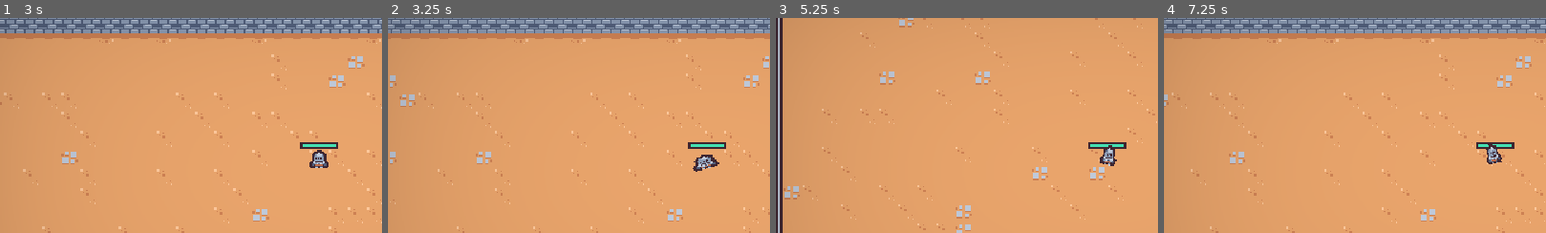
Above: before the commit, frames 1-4 (left to right).
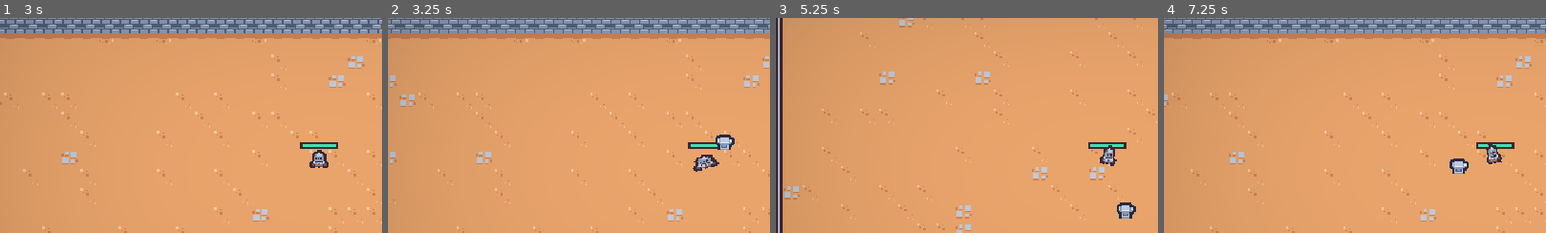
Above: after the commit, the same moments.

Repository: Ian-Ion/2d-survivors-course
Game: Godot game, scene res://scenes/ui/main_menu.tscn
The game is run twice, just before and just after one commit, with the same random seed, the same clock (stepped at 60 frames per second) and the same inputs.
Inputs (mouse positions are % of the whole screen's width and height, from its top left):
- Up to frame 1 (3 s): click "Play" at 0.5 s; move the mouse to (45, 70) at 1.27 s; press the mouse at (45, 70) at 1.28 s; hold W (move_up) 1.28-2.78 s; move the mouse to (80, 65) at 2.02 s; release the mouse at (80, 65) at 2.03 s; click (80, 65) at 2.1 s; move the mouse to (20, 35) at 2.77 s; press the mouse at (20, 35) at 2.78 s; hold A (move_left) from 2.78 s (still down)
- Up to frame 2 (3.25 s): keep holding A (move_left)
- Up to frame 3 (5.25 s): move the mouse to (55, 50) at 3.52 s; release the mouse at (55, 50) at 3.53 s; click (55, 50) at 3.6 s; move the mouse to (35, 25) at 4.27 s; release A (move_left) at 4.28 s; press the mouse at (35, 25) at 4.28 s; hold S (move_down) 4.28-5.03 s; move the mouse to (72, 45) at 5.02 s; release the mouse at (72, 45) at 5.03 s; hold D (move_right) from 5.03 s (still down); click (72, 45) at 5.1 s
- Up to frame 4 (7.25 s): move the mouse to (30, 55) at 5.77 s; release D (move_right) at 5.78 s; press the mouse at (30, 55) at 5.78 s; hold W (move_up) 5.78-6.53 s; move the mouse to (60, 28) at 6.52 s; release the mouse at (60, 28) at 6.53 s; hold D (move_right) from 6.53 s (still down); click (60, 28) at 6.6 s
The pictures show only the part of the screen within x 8-58%, y 15-65%; the shares and areas given below are measured in that part.

Frame 1 is identical in both runs. In frame 2, 0.3% of the frame differs, in the area x 85-91%, y 54-62%; in frame 3, 0.3%, in the area x 89-95%, y 85-94%; in frame 4, 0.3%.

Commit message:
Add an anvil dropping ability

Diff:
--- /dev/null
+++ b/resources/upgrades/anvil.tres
@@ -0,0 +1,12 @@
+[gd_resource type="Resource" script_class="Ability" load_steps=3 format=3 uid="uid://2e62t7aj4ge6"]
+
+[ext_resource type="PackedScene" uid="uid://dcffpke3qhwyb" path="res://scenes/ability/anvil_ability_controller/anvil_ability_controller.tscn" id="1_rr50b"]
+[ext_resource type="Script" path="res://resources/upgrades/ability.gd" id="2_mec0a"]
+
+[resource]
+script = ExtResource("2_mec0a")
+ability_controller_scene = ExtResource("1_rr50b")
+id = "anvil"
+max_quantity = 1
+name = "Anvil"
+description = "Periodically drops anvils randomly on enemies."
--- /dev/null
+++ b/scenes/ability/anvil_ability/anvil_ability.gd
@@ -0,0 +1,4 @@
+extends Node2D
+class_name AnvilAbility
+
+@onready var hitbox_component: HitboxComponent = $HitboxComponent
--- /dev/null
+++ b/scenes/ability/anvil_ability/anvil_ability.tscn
@@ -0,0 +1,130 @@
+[gd_scene load_steps=8 format=3 uid="uid://b40dgynq5xhf8"]
+
+[ext_resource type="Texture2D" uid="uid://djo1fw02hd8n4" path="res://scenes/ability/anvil_ability/tile_0074.png" id="1_amksh"]
+[ext_resource type="Script" path="res://scenes/ability/anvil_ability/anvil_ability.gd" id="1_k2s32"]
+[ext_resource type="PackedScene" uid="uid://bsrcavkq8h1q" path="res://scenes/component/hitbox_component.tscn" id="3_0arl2"]
+
+[sub_resource type="Animation" id="Animation_sv7y7"]
+resource_name = "default"
+length = 0.6
+step = 0.05
+tracks/0/type = "value"
+tracks/0/imported = false
+tracks/0/enabled = true
+tracks/0/path = NodePath("Visuals:position")
+tracks/0/interp = 1
+tracks/0/loop_wrap = true
+tracks/0/keys = {
+"times": PackedFloat32Array(0, 0.2, 0.25, 0.35),
+"transitions": PackedFloat32Array(1.93187, 1, 1.7411, 1),
+"update": 0,
+"values": [Vector2(0, -96), Vector2(0, 0), Vector2(0, -6), Vector2(0, 0)]
+}
+tracks/1/type = "value"
+tracks/1/imported = false
+tracks/1/enabled = true
+tracks/1/path = NodePath("HitboxComponent/CollisionShape2D:disabled")
+tracks/1/interp = 1
+tracks/1/loop_wrap = true
+tracks/1/keys = {
+"times": PackedFloat32Array(0, 0.2, 0.3),
+"transitions": PackedFloat32Array(1, 1, 1),
+"update": 1,
+"values": [true, false, true]
+}
+tracks/2/type = "value"
+tracks/2/imported = false
+tracks/2/enabled = true
+tracks/2/path = NodePath("Visuals/Sprite2D:scale")
+tracks/2/interp = 1
+tracks/2/loop_wrap = true
+tracks/2/keys = {
+"times": PackedFloat32Array(0, 0.1, 0.5, 0.6),
+"transitions": PackedFloat32Array(1, 1, 1, 1),
+"update": 0,
+"values": [Vector2(0, 0), Vector2(1, 1), Vector2(1, 1), Vector2(1e-05, 1e-05)]
+}
+tracks/3/type = "method"
+tracks/3/imported = false
+tracks/3/enabled = true
+tracks/3/path = NodePath(".")
+tracks/3/interp = 1
+tracks/3/loop_wrap = true
+tracks/3/keys = {
+"times": PackedFloat32Array(0.6),
+"transitions": PackedFloat32Array(1),
+"values": [{
+"args": [],
+"method": &"queue_free"
+}]
+}
+
+[sub_resource type="Animation" id="Animation_liusy"]
+length = 0.001
+tracks/0/type = "value"
+tracks/0/imported = false
+tracks/0/enabled = true
+tracks/0/path = NodePath("Visuals:position")
+tracks/0/interp = 1
+tracks/0/loop_wrap = true
+tracks/0/keys = {
+"times": PackedFloat32Array(0),
+"transitions": PackedFloat32Array(1),
+"update": 0,
+"values": [Vector2(0, 0)]
+}
+tracks/1/type = "value"
+tracks/1/imported = false
+tracks/1/enabled = true
+tracks/1/path = NodePath("HitboxComponent/CollisionShape2D:disabled")
+tracks/1/interp = 1
+tracks/1/loop_wrap = true
+tracks/1/keys = {
+"times": PackedFloat32Array(0),
+"transitions": PackedFloat32Array(1),
+"update": 1,
+"values": [true]
+}
+tracks/2/type = "value"
+tracks/2/imported = false
+tracks/2/enabled = true
+tracks/2/path = NodePath("Visuals/Sprite2D:scale")
+tracks/2/interp = 1
+tracks/2/loop_wrap = true
+tracks/2/keys = {
+"times": PackedFloat32Array(0),
+"transitions": PackedFloat32Array(1),
+"update": 0,
+"values": [Vector2(1, 1)]
+}
+
+[sub_resource type="AnimationLibrary" id="AnimationLibrary_jsfes"]
+_data = {
+"RESET": SubResource("Animation_liusy"),
+"default": SubResource("Animation_sv7y7")
+}
+
+[sub_resource type="CircleShape2D" id="CircleShape2D_22i76"]
+radius = 32.0
+
+[node name="AnvilAbility" type="Node2D"]
+script = ExtResource("1_k2s32")
+
+[node name="AnimationPlayer" type="AnimationPlayer" parent="."]
+libraries = {
+"": SubResource("AnimationLibrary_jsfes")
+}
+autoplay = "default"
+
+[node name="Visuals" type="Node2D" parent="."]
+
+[node name="Sprite2D" type="Sprite2D" parent="Visuals"]
+texture = ExtResource("1_amksh")
+offset = Vector2(0, -7)
+
+[node name="HitboxComponent" parent="." instance=ExtResource("3_0arl2")]
+
+[node name="CollisionShape2D" type="CollisionShape2D" parent="HitboxComponent"]
+position = Vector2(0, -2)
+shape = SubResource("CircleShape2D_22i76")
+disabled = true
--- /dev/null
+++ b/scenes/ability/anvil_ability_controller/anvil_ability_controller.gd
@@ -0,0 +1,30 @@
+extends Node
+
+const BASE_RANGE = 100
+const BASE_DAMAGE = 15
+
+@export var anvil_ability_scene: PackedScene
+
+
+func _ready():
+	$Timer.timeout.connect(on_timer_timeout)
+
+
+func on_timer_timeout():
+	var player = get_tree().get_first_node_in_group("player") as Node2D
+	if player == null:
+		return
+
+	var direction = Vector2.RIGHT.rotated(randf_range(0, TAU))
+	var spawn_position = player.global_position + (direction * randf_range(0, BASE_RANGE))
+
+	var query_parameters = PhysicsRayQueryParameters2D.create(player.global_position, spawn_position, 1)
+	var result = get_tree().root.world_2d.direct_space_state.intersect_ray(query_parameters)
+
+	if !result.is_empty():
+		spawn_position = result["position"]
+
+	var anvil_ability = anvil_ability_scene.instantiate() as AnvilAbility
+	get_tree().get_first_node_in_group("foreground_layer").add_child(anvil_ability)
+	anvil_ability.global_position = spawn_position
+	anvil_ability.hitbox_component.damage = BASE_DAMAGE
--- /dev/null
+++ b/scenes/ability/anvil_ability_controller/anvil_ability_controller.tscn
@@ -0,0 +1,12 @@
+[gd_scene load_steps=3 format=3 uid="uid://dcffpke3qhwyb"]
+
+[ext_resource type="Script" path="res://scenes/ability/anvil_ability_controller/anvil_ability_controller.gd" id="1_nkx7f"]
+[ext_resource type="PackedScene" uid="uid://b40dgynq5xhf8" path="res://scenes/ability/anvil_ability/anvil_ability.tscn" id="2_njxuc"]
+
+[node name="AnvilAbilityController" type="Node"]
+script = ExtResource("1_nkx7f")
+anvil_ability_scene = ExtResource("2_njxuc")
+
+[node name="Timer" type="Timer" parent="."]
+wait_time = 2.0
+autostart = true
--- /dev/null
+++ b/scenes/ability/anvil_ability_controller/timer.gd
@@ -0,0 +1,7 @@
+extends Timer
+
+@export var anvil_ability_scene: PackedScene
+
+
+func _ready():
+	$Timer.timeout
--- a/scenes/game_object/player/player.tscn
+++ b/scenes/game_object/player/player.tscn
@@ -6,6 +6,7 @@
 [ext_resource type="PackedScene" uid="uid://c14yd1c2fq3k" path="res://scenes/component/velocity_component.tscn" id="2_lwxj8"]
 [ext_resource type="PackedScene" uid="uid://com35jq1cobsb" path="res://scenes/ability/sword_ability_controller/sword_ability_controller.tscn" id="2_yyn2t"]
 [ext_resource type="PackedScene" uid="uid://dtlpwu7atygdi" path="res://scenes/component/random_stream_player_2d_component.tscn" id="5_1oqgl"]
+[ext_resource type="PackedScene" uid="uid://dcffpke3qhwyb" path="res://scenes/ability/anvil_ability_controller/anvil_ability_controller.tscn" id="5_63qdh"]
 [ext_resource type="AudioStream" uid="uid://bd47ejw5clk23" path="res://assets/audio/impactMining_000.ogg" id="6_78ccp"]
 [ext_resource type="AudioStream" uid="uid://d4hr8gl0tukvp" path="res://assets/audio/impactMining_001.ogg" id="7_i0k81"]
 [ext_resource type="AudioStream" uid="uid://d1eq443nrqto2" path="res://assets/audio/impactMining_002.ogg" id="8_jahv0"]
@@ -135,6 +136,8 @@
 
 [node name="SwordAbilityController" parent="Abilities" instance=ExtResource("2_yyn2t")]
 
+[node name="AnvilAbilityController" parent="Abilities" instance=ExtResource("5_63qdh")]
+
 [node name="HitRandomStreamPlayer" parent="." instance=ExtResource("5_1oqgl")]
 streams = Array[AudioStream]([ExtResource("6_78ccp"), ExtResource("7_i0k81"), ExtResource("8_jahv0"), ExtResource("9_mryf1"), ExtResource("10_cbwuc")])
 
--- a/scenes/manager/upgrade_manager.gd
+++ b/scenes/manager/upgrade_manager.gd
@@ -11,10 +11,12 @@
 var upgrade_sword_rate = preload("res://resources/upgrades/sword_rate.tres")
 var upgrade_sword_damage = preload("res://resources/upgrades/sword_damage.tres")
 var upgrade_player_speed = preload("res://resources/upgrades/player_speed.tres")
+var upgrade_anvil = preload("res://resources/upgrades/anvil.tres")
 
 
 func _ready():
 	upgrade_pool.add_item(upgrade_axe, 10)
+	upgrade_pool.add_item(upgrade_anvil, 10)
 	upgrade_pool.add_item(upgrade_sword_rate, 10)
 	upgrade_pool.add_item(upgrade_sword_damage, 10)
 	upgrade_pool.add_item(upgrade_player_speed, 5)
Binary file added: scenes/ability/anvil_ability/tile_0074.png
Not shown, added: scenes/ability/anvil_ability/tile_0074.png.import
Not shown: 1 places in scenes/game_object/player/player.tscn that only renumber resources
